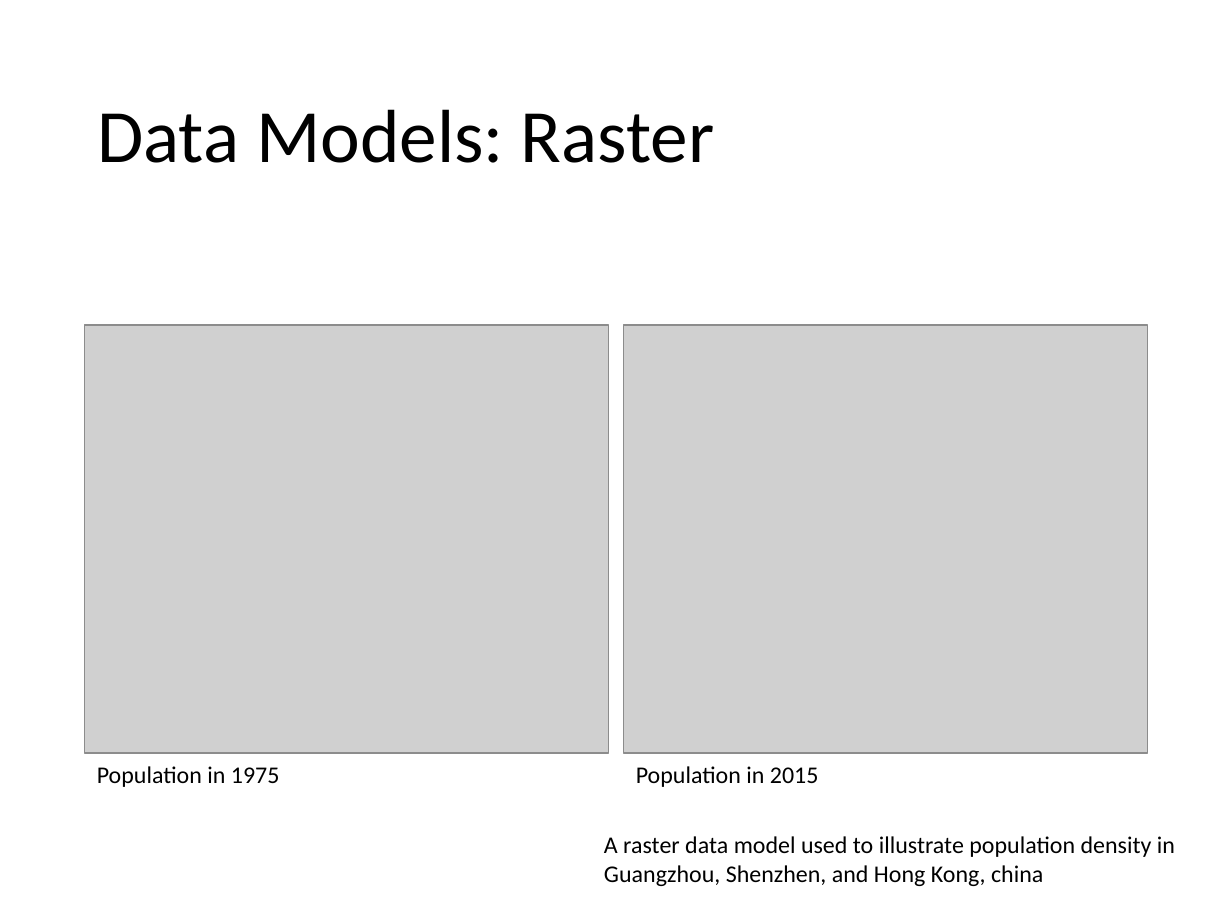
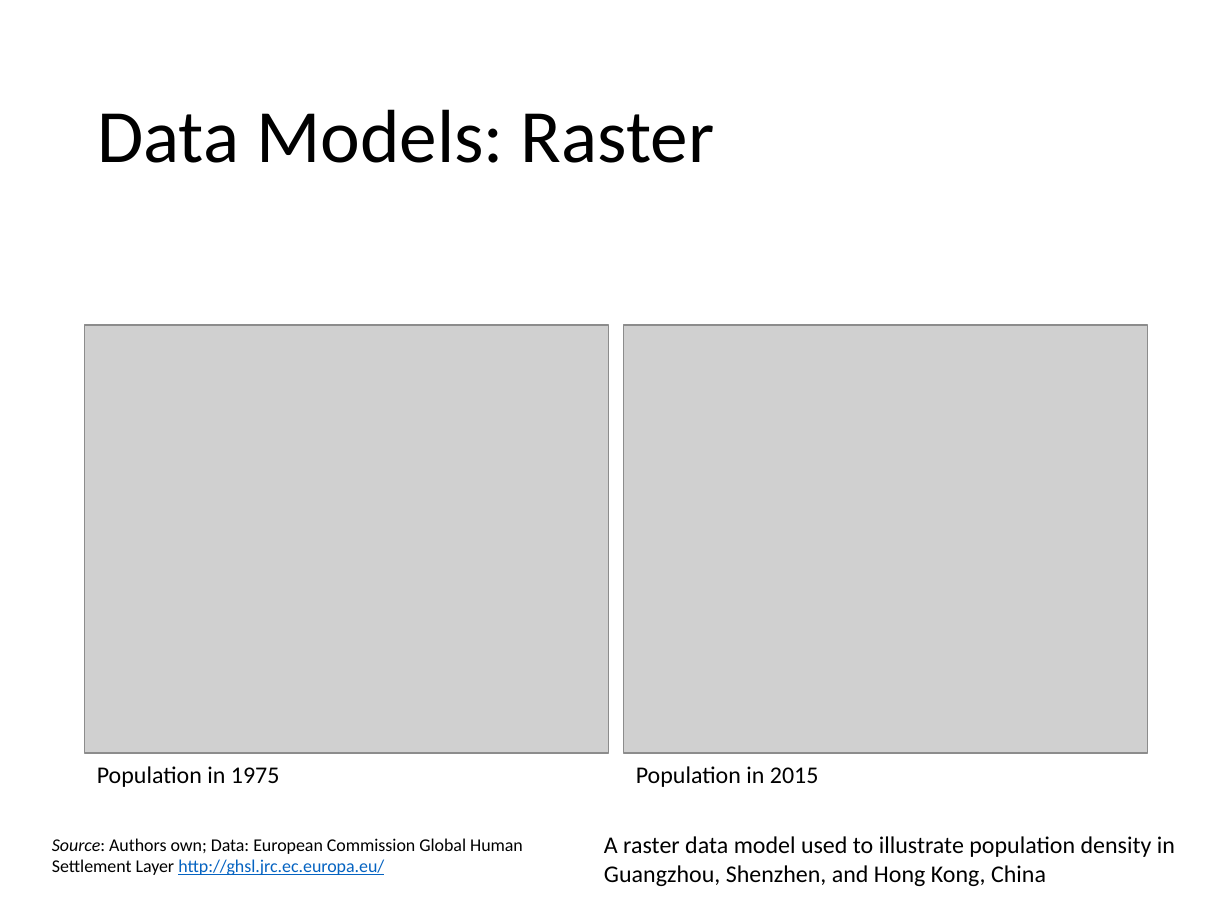
Before and after one commit to alexsingleton/urban_analytics, a slide deck: slide 9 of Slides/06_Lecture.pptx. Drawn at 1232x924 pixels with LibreOffice and Linux fonts; fonts in the diff are those of the drawing; grey boxes stand for pictures. Boxes give left, top, right and bottom in pixels: in the first picture for what was removed or moved away, otherwise in the second. Text is boxed around its words. In the diff, an @@ line names an element or a change of style, - is before the commit and + after.

```diff
--- a/Slides/06_Lecture.pptx
+++ b/Slides/06_Lecture.pptx
@@ text added at [52,838,523,875], 10.5 pt, text #000000 @@
+Source: Authors own; Data: European Commission Global Human Settlement Layer http://ghsl.jrc.ec.europa.eu/
@@ text at [604,836,1175,886]: text changed @@
-A raster data model used to illustrate population density in Guangzhou, Shenzhen, and Hong Kong, china
+A raster data model used to illustrate population density in Guangzhou, Shenzhen, and Hong Kong, China
```
Also in this commit, not shown: 9 other slides changed, 8 other files.
